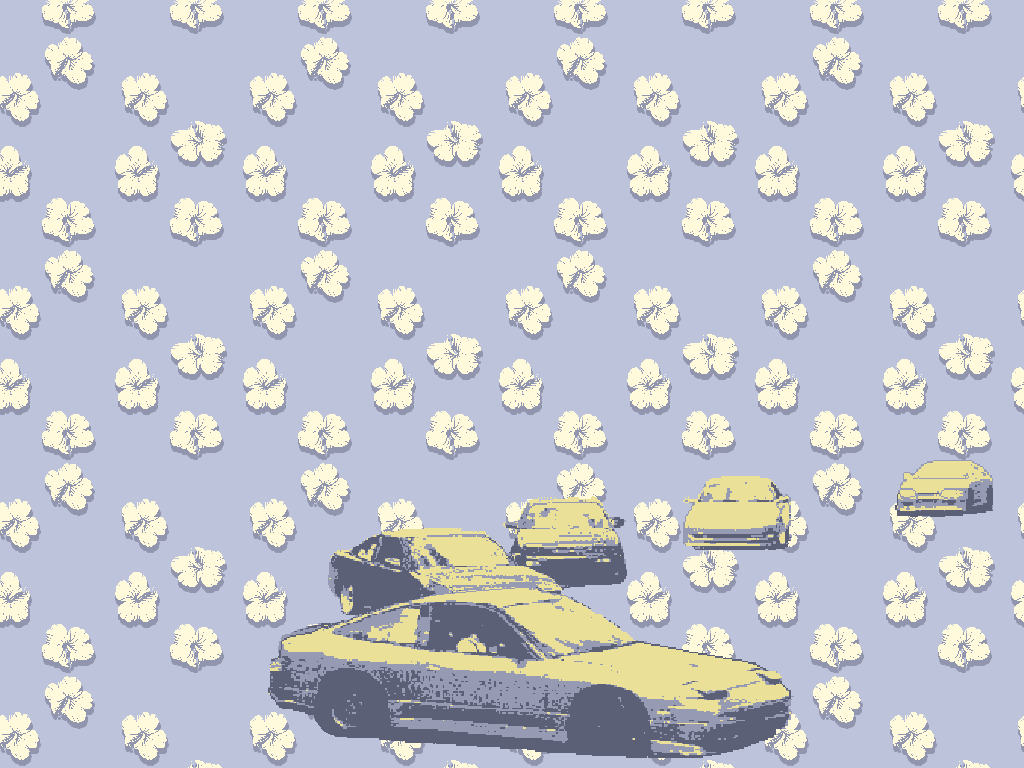
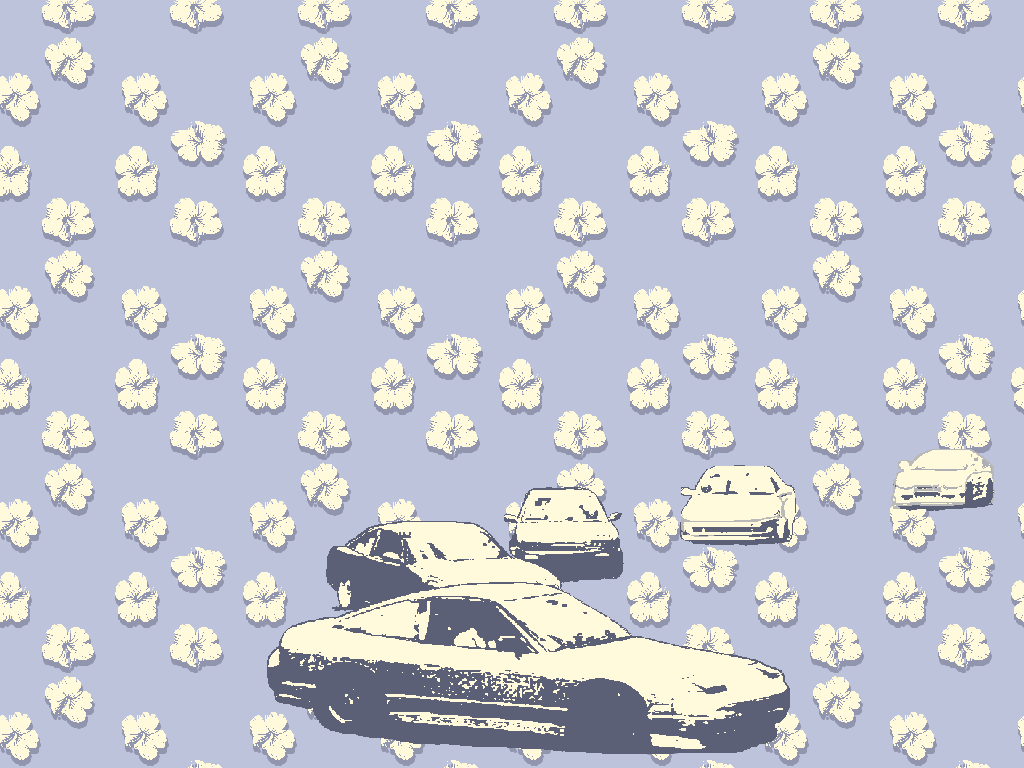
Layered file, before and after one edit (1024×768). Changes by layer:
hid "Layer 2", painted on it over [268, 460, 993, 758]
added layer "Background" (1st of 2) above "Layer 1" over [267, 449, 995, 754]
